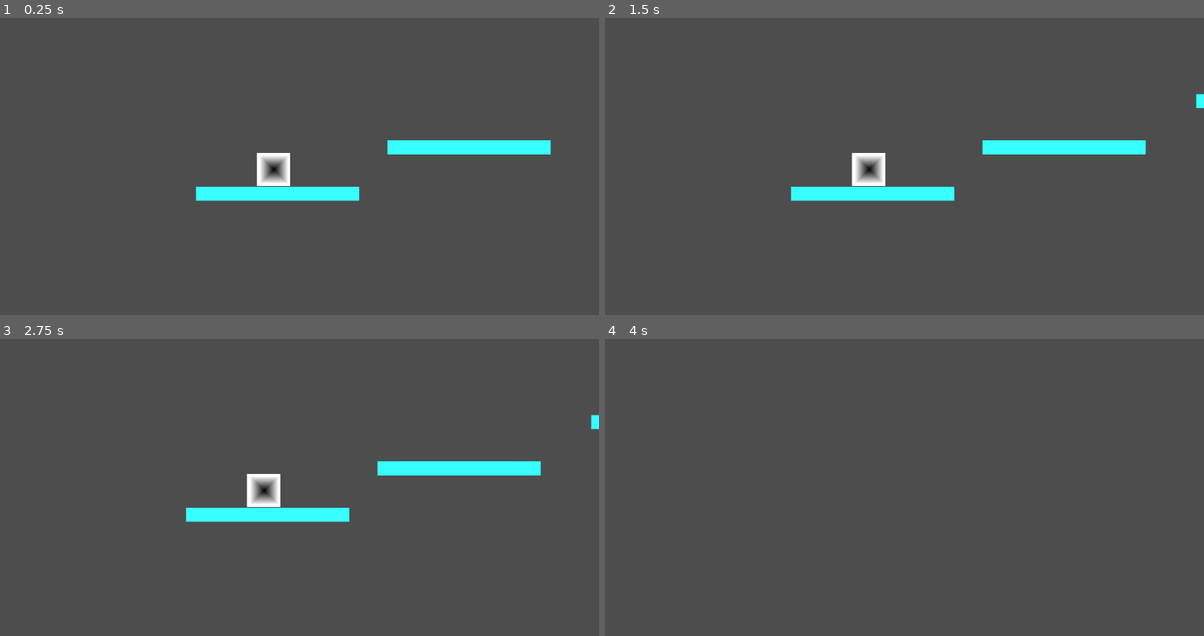
Above: before the commit, frames 1-4 (two rows, left to right).
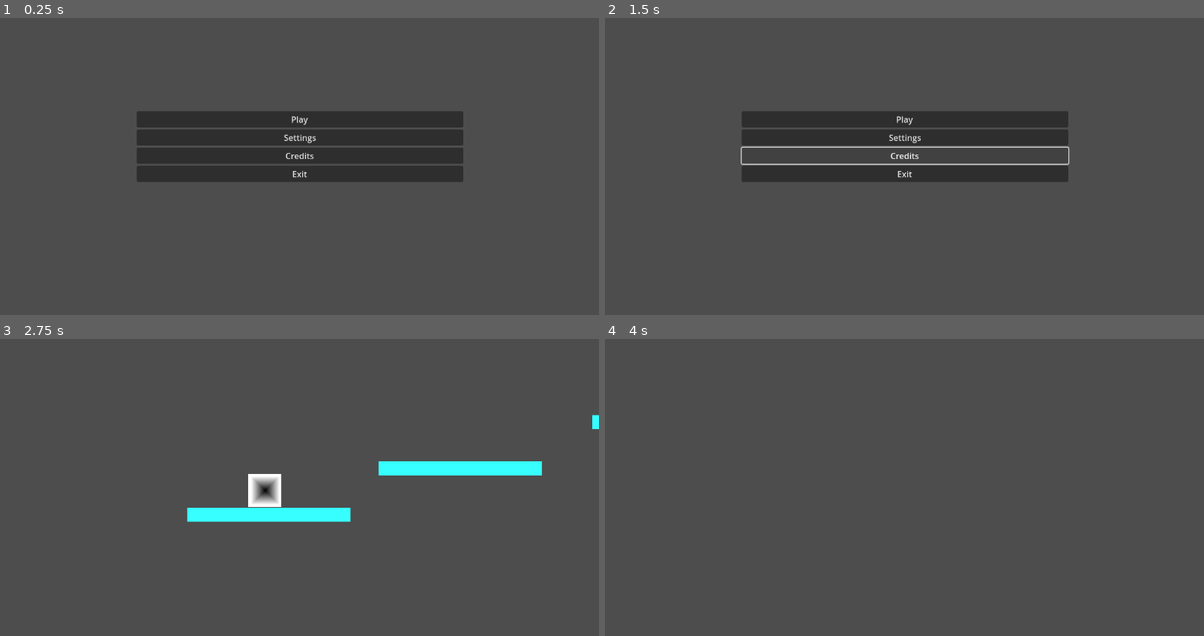
Above: after the commit, the same moments.

Repository: RedHeadEagles/Cafe-Bog-Game-Jam
Game: Godot game, scene res://scenes/main_menu.tscn
Two runs of this game, one before a commit and one after it. Both use one fixed random seed, a clock stepped at 60 frames per second and the inputs below. Before the commit the project starts from res://scenes/world.tscn.
Inputs (mouse positions are in pixels of both pictures, inside the frame that each line leads up to):
- Up to frame 1 (0.25 s): no input
- Up to frame 2 (1.5 s): click (904, 136) at 0.5 s, where only the run after the commit has a clickable "Settings"; click (904, 154) at 1.25 s, where only the run after the commit has a clickable "Credits"
- Up to frame 3 (2.75 s): click (299, 439) at 2 s, where only the run after the commit has a clickable "Play"
- Up to frame 4 (4 s): hold Space (jump) 2.78-3.53 s; hold Right (right) from 2.78 s (still down); tap Space (jump) at 3.6, 3.77 s

The runs differ from the first frame. In frame 1, 14% of the frame differs, in the area x 22-92%, y 31-62%; in frame 2, 12%; in frame 3, 0.1%; in frame 4, nothing differs.

Commit message:
basic main menu

Diff:
--- a/project.godot
+++ b/project.godot
@@ -11,7 +11,7 @@
 [application]
 
 config/name="Broken Bog Bot"
-run/main_scene="uid://cexa16qkbu46r"
+run/main_scene="uid://dlv6phej8kbwq"
 config/features=PackedStringArray("4.4", "GL Compatibility")
 config/icon="res://art/icon.svg"
 
--- a/scenes/human.tscn
+++ b/scenes/human.tscn
@@ -25,6 +25,8 @@
 texture = SubResource("GradientTexture2D_f3sb7")
 
 [node name="Camera2D" type="Camera2D" parent="."]
+process_callback = 0
 position_smoothing_enabled = true
+drag_horizontal_enabled = true
 drag_vertical_enabled = true
 drag_horizontal_offset = 0.6
--- /dev/null
+++ b/scenes/main_menu.tscn
@@ -0,0 +1,53 @@
+[gd_scene load_steps=2 format=3 uid="uid://dlv6phej8kbwq"]
+
+[ext_resource type="Script" uid="uid://bsyrt1uwu6loc" path="res://scripts/main_menu.gd" id="1_l6cm7"]
+
+[node name="Main Menu" type="Control"]
+layout_mode = 3
+anchors_preset = 15
+anchor_right = 1.0
+anchor_bottom = 1.0
+grow_horizontal = 2
+grow_vertical = 2
+script = ExtResource("1_l6cm7")
+
+[node name="Button Menu" type="VBoxContainer" parent="."]
+layout_mode = 1
+anchors_preset = -1
+anchor_left = 0.4
+anchor_right = 0.6
+anchor_bottom = 1.0
+offset_left = -198.144
+offset_right = 200.448
+grow_horizontal = 2
+grow_vertical = 2
+alignment = 1
+
+[node name="Play" type="Button" parent="Button Menu"]
+layout_mode = 2
+focus_next = NodePath("../Settings")
+focus_previous = NodePath("../Credits")
+text = "Play"
+
+[node name="Settings" type="Button" parent="Button Menu"]
+layout_mode = 2
+focus_next = NodePath("../Credits")
+focus_previous = NodePath("../Play")
+text = "Settings
+"
+
+[node name="Credits" type="Button" parent="Button Menu"]
+layout_mode = 2
+focus_next = NodePath("../Play")
+focus_previous = NodePath("../Settings")
+text = "Credits
+"
+
+[node name="Exit" type="Button" parent="Button Menu"]
+layout_mode = 2
+text = "Exit"
+
+[connection signal="pressed" from="Button Menu/Play" to="." method="_on_play_pressed"]
+[connection signal="pressed" from="Button Menu/Settings" to="." method="_on_settings_pressed"]
+[connection signal="pressed" from="Button Menu/Credits" to="." method="_on_credits_pressed"]
+[connection signal="pressed" from="Button Menu/Exit" to="." method="_on_exit_pressed"]
--- a/scenes/move.gd
+++ /dev/null
@@ -1 +0,0 @@
-extends CharacterBody2D
--- /dev/null
+++ b/scripts/main_menu.gd
@@ -0,0 +1,13 @@
+extends Control
+
+func _on_play_pressed() -> void:
+	get_tree().change_scene_to_file("res://scenes/world.tscn")
+
+func _on_settings_pressed() -> void:
+	pass # Replace with function body.
+
+func _on_credits_pressed() -> void:
+	pass # Replace with function body.
+
+func _on_exit_pressed() -> void:
+	get_tree().quit()
--- a/scripts/move.gd
+++ b/scripts/move.gd
@@ -2,7 +2,7 @@
 
 # how fast the player is
 @export var move_speed = 1100
-@export var jump_speed = 3000
+@export var jump_speed = 2500
 
 func _ready() -> void:
 	pass
@@ -31,7 +31,7 @@
 
 	# fall slower, better jumps?
 	if velocity.y > 0:
-		velocity += get_gravity()
+		velocity += get_gravity() / 2
 	else:
 		velocity += get_gravity() / 4
 
Not shown, removed: scenes/move.gd.uid
Not shown, added: scripts/main_menu.gd.uid
